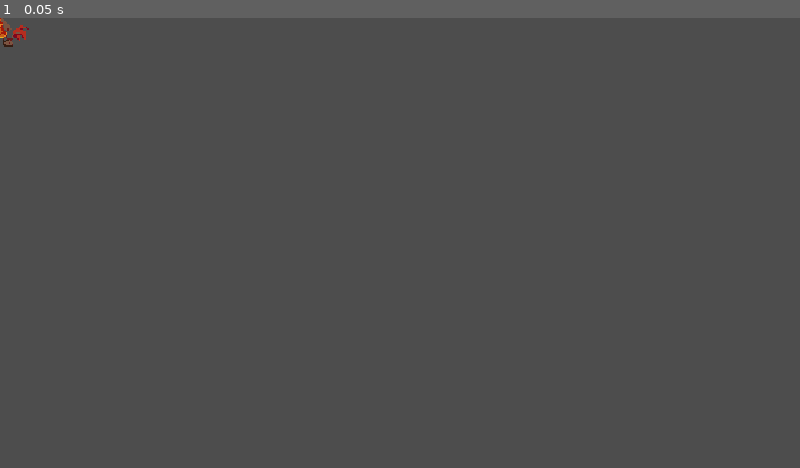
Above: before the commit, frame 1.
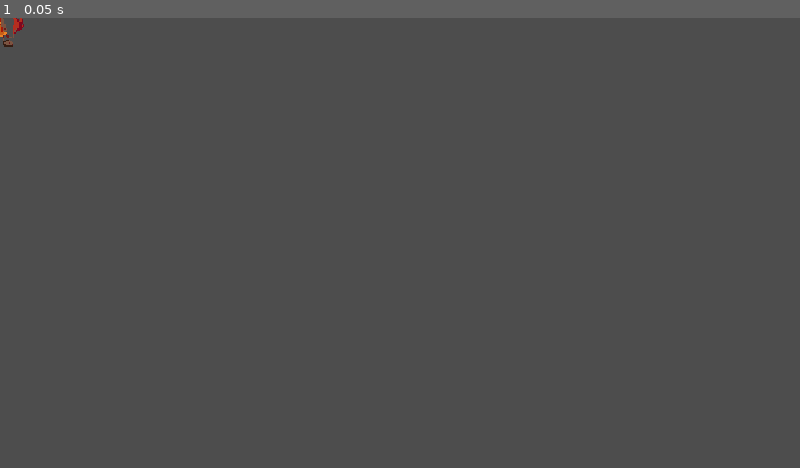
Above: after the commit, the same moment.

Repository: MrVimBot/Leonidas-12-trials
Game: Godot game, scene res://scenes/character_body_2d.tscn
The game is run twice, just before and just after one commit, with the same random seed, the same clock (stepped at 60 frames per second) and the same inputs. The project has no main scene, so this scene is started directly.
Inputs:
- Up to frame 1 (0.05 s): no input

The runs differ from the first frame. In frame 1, 0.1% of the frame differs, in the area x 0-4%, y 0-6%.

Commit message:
Initial structure, assets and docs

Diff:
--- a/scenes/character_body_2d.tscn
+++ b/scenes/character_body_2d.tscn
@@ -29,10 +29,10 @@
 
 [node name="Sprite2D" type="Sprite2D" parent="." unique_id=630719452]
 texture_filter = 1
-texture = SubResource("PortableCompressedTexture2D_186t8")
+texture = SubResource("PortableCompressedTexture2D_nckey")
 hframes = 4
 vframes = 4
-frame = 5
+frame = 11
 metadata/_aseprite_wizard_interface_config_ = {
 "layer_section": true,
 "pending_changes": {}
@@ -52,8 +52,8 @@
 "player": "AnimationPlayer",
 "scale": "1.0",
 "slice": "",
-"source": "/Users/mrrobote05/Documents/Leonidas_12_pruebas/Assets_guion_todo/leonidas.aseprite",
-"source_uid": -1
+"source": "res://assets/sprites/leonidas.aseprite",
+"source_uid": 530368174800674142
 }
 metadata/_aseprite_wizard_source_file_hash_ = "262ba03c649d23bf9132446b358a8564"
 
Binary file added: assets/backgrounds/cinematica/fondo_1.png
Not shown, added: assets/backgrounds/cinematica/fondo_1.png.import
Binary file added: assets/backgrounds/cinematica/fondo_2.png
Not shown, added: assets/backgrounds/cinematica/fondo_2.png.import
Binary file added: assets/fonts/perfect_dos_vga_437.ttf
Not shown, added: assets/fonts/perfect_dos_vga_437.ttf.import
Not shown, added: assets/fonts/perfect_dos_vga_437_readme.txt
Binary file added: assets/fonts/perfect_dos_vga_437_win.ttf
Not shown, added: assets/fonts/perfect_dos_vga_437_win.ttf.import
Binary file added: assets/sprites/Sprite-0001-Sheet Leonidas Idle 1 100x100.aseprite
Not shown, added: assets/sprites/Sprite-0001-Sheet Leonidas Idle 1 100x100.aseprite.import
Binary file added: assets/sprites/caminar mama.aseprite
(and 89 more such lines)
